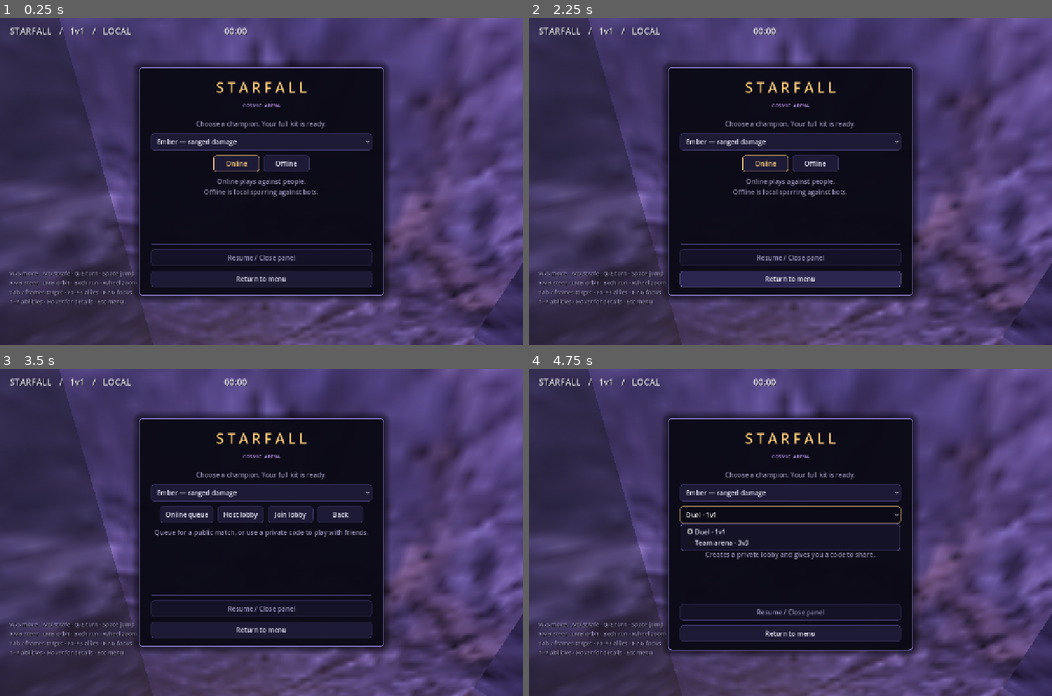
Above: before the commit, frames 1-4 (two rows, left to right).
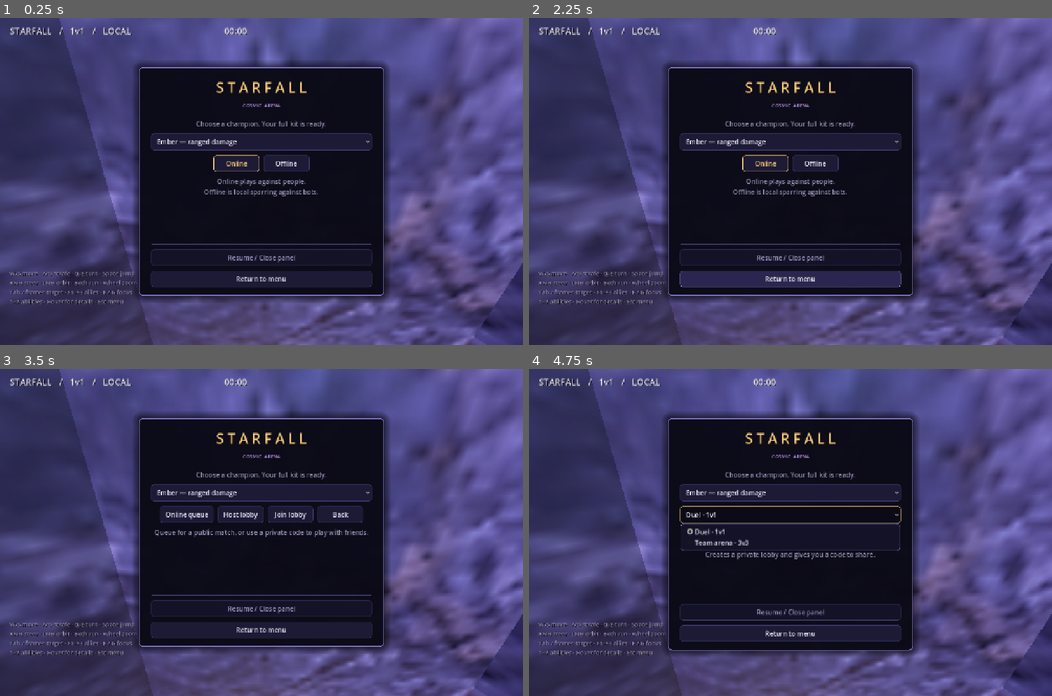
Above: after the commit, the same moments.

Repository: mrwells99/starfall
Game: Godot game, scene res://arena.tscn
Two runs of this game, one before a commit and one after it. Both use one fixed random seed, a clock stepped at 60 frames per second and the inputs below.
Inputs:
- Up to frame 1 (0.25 s): no input
- Up to frame 2 (2.25 s): click "Ember — ranged damage" at 0.5 s; click "Offline" at 1.25 s; click "Return to menu" at 2 s
- Up to frame 3 (3.5 s): click "Online" at 2.75 s
- Up to frame 4 (4.75 s): click "Host lobby" at 3.5 s; click "Duel · 1v1" at 4.25 s

The runs differ from the first frame. In frame 1, 3.7% of the frame differs, in the area x 38-93%, y 0-51%; in frame 2, 3.7%; in frame 3, 3.7%; in frame 4, 3.7%.

Commit message:
Lighting pass: bloom, a back light, and stone that catches it
Nothing in the game was emissive. Both material helpers treated "glow" as
SHADING_MODE_UNSHADED, which is only ever as bright as its albedo and so can
never cross a bloom threshold. Enabling glow alone did almost nothing; the fix
was giving luminous surfaces actual emission above 1.0.

- Bloom on, with a high HDR threshold (1.35) so only emissive surfaces glow and
  lit stone stays stone. Mild saturation and contrast trim.
- material() and champion_model.paint() set emission for luminous surfaces.
- A cool back light to separate champions from a dark arena.
- The stone shader varies roughness and specular with the slate's own
  luminance, so polished tile catches light and weathered grain stays dull. A
  tangent-space normal map is not an option under triplanar mapping; this gets
  surface break-up from the texture already present.

Two settings that were wrong on the first attempt and are worth not repeating:
glow_bloom at 0.18 lifted every pixel rather than bright ones and turned the
slate pale lavender, and the back light at 0.62 energy acted as a second key,
because a DirectionalLight3D lights every surface facing it and not silhouette
edges. Both are documented in ART_DIRECTION.md.

Forward+ was tested and deliberately not adopted. Godot hard-fails rather than
falling back when Vulkan is missing, Vulkan cannot present under Xvfb so CI
would have to test a different renderer than players use, and it therefore
cannot be verified here at all. Written up as a one-line change awaiting a
human with a GPU.

Combat 57/57, map 57/57, UI 87/87, art 91/91, network suites green.

Co-Authored-By: Claude Opus 5 <noreply@anthropic.com>

Diff:
--- a/scripts/arena_sky.gd
+++ b/scripts/arena_sky.gd
@@ -33,6 +33,26 @@
 	environment.fog_light_energy = 0.65
 	environment.fog_density = 0.00085
 	environment.fog_sky_affect = 0.0
+	# Bloom. Everything in this arena that matters is emissive — rune lines,
+	# energy arcs, ability cues, champion trim — and without glow none of it
+	# reads as light, only as brightly coloured paint.
+	environment.glow_enabled = true
+	environment.glow_intensity = 0.62
+	environment.glow_strength = 1.0
+	environment.glow_bloom = 0.03
+	environment.glow_blend_mode = Environment.GLOW_BLEND_MODE_SCREEN
+	# HDR threshold: only genuinely bright surfaces bloom, so lit stone stays
+	# crisp instead of the whole scene going soft.
+	environment.glow_hdr_threshold = 1.35
+	environment.glow_hdr_scale = 2.0
+	environment.set_glow_level(3, 1.0)
+	environment.set_glow_level(4, 0.7)
+	environment.set_glow_level(5, 0.45)
+	# A touch of tint keeps the bloom in the violet family rather than washing
+	# toward white as intensities stack.
+	environment.adjustment_enabled = true
+	environment.adjustment_saturation = 1.08
+	environment.adjustment_contrast = 1.02
 	world.environment = environment
 	add_child(world)
 	var sun := DirectionalLight3D.new()
@@ -51,6 +71,16 @@
 	fill.light_energy = 0.46
 	fill.shadow_enabled = false
 	add_child(fill)
+	# Rim light from behind and above. The arena is dark and the champions are
+	# dark; without a back light they read as silhouettes fused to the floor.
+	var rim := DirectionalLight3D.new()
+	rim.name = "HorizonRim"
+	rim.rotation_degrees = Vector3(-12, 168, 0)
+	rim.light_color = Color("7fd4ff")
+	rim.light_energy = 0.20
+	rim.light_specular = 0.7
+	rim.shadow_enabled = false
+	add_child(rim)
 	_distant_islands()
 	if DisplayServer.get_name() != "headless":
 		_bake_panorama.call_deferred(sky_material)
--- a/scripts/arena_world.gd
+++ b/scripts/arena_world.gd
@@ -26,6 +26,11 @@
 	mat.roughness = 0.85
 	if glow:
 		mat.shading_mode = BaseMaterial3D.SHADING_MODE_UNSHADED
+		# See champion_model.paint(): unshaded caps at the albedo value, so the
+		# bloom pass never sees it. Emission is what makes it a light source.
+		mat.emission_enabled = true
+		mat.emission = color
+		mat.emission_energy_multiplier = 2.4
 	return mat
 
 func _rock_material(color: String, scale_value := 1.0) -> ShaderMaterial:
--- a/scripts/champion_model.gd
+++ b/scripts/champion_model.gd
@@ -27,6 +27,12 @@
 	mat.cull_mode = BaseMaterial3D.CULL_DISABLED
 	if luminous:
 		mat.shading_mode = BaseMaterial3D.SHADING_MODE_UNSHADED
+		# Unshaded is only ever as bright as its albedo, so it never crosses the
+		# environment's glow threshold. Emission pushes it into HDR, which is what
+		# makes trim and runes read as light rather than as pale paint.
+		mat.emission_enabled = true
+		mat.emission = Color(hex)
+		mat.emission_energy_multiplier = 2.1
 	materials.append(mat)
 	colors.append(mat.albedo_color)
 	return mat
--- a/shaders/arena_stone.gdshader
+++ b/shaders/arena_stone.gdshader
@@ -20,6 +20,12 @@
 		+ texture(slate_texture, p.xz).rgb * weights.y
 		+ texture(slate_texture, p.xy).rgb * weights.z;
 	ALBEDO = tex * (0.62 + stone_color.rgb * 2.5) * COLOR.rgb;
-	ROUGHNESS = 0.94;
-	SPECULAR = 0.18;
+	// Vary roughness with the slate's own luminance instead of leaving the whole
+	// floor uniformly matte. Polished tile catches the rim light while the
+	// weathered grain stays dull, which is what makes a large flat surface read
+	// as stone rather than as a painted plane. Cheaper and more robust than a
+	// tangent-space normal map, which triplanar mapping cannot use directly.
+	float grain = dot(tex, vec3(0.299, 0.587, 0.114));
+	ROUGHNESS = mix(0.70, 0.98, grain);
+	SPECULAR = mix(0.34, 0.12, grain) * (1.0 - weathering * 0.35);
 }
Binary file changed: artifacts/ember-hotbar.png
Binary file changed: artifacts/ember-icons-cooldowns.png
Binary file changed: artifacts/ember-icons-ready.png
Binary file changed: artifacts/fulcrum-hotbar.png
Binary file added: artifacts/look-final.png
Binary file changed: artifacts/luminary-hotbar.png
Binary file changed: artifacts/tooltip-short.png
Binary file removed: artifacts/ui-menu-before.png
Binary file removed: artifacts/ui-online-before.png
Binary file changed: artifacts/vanguard-hotbar.png
Not shown, changed: docs/ART_DIRECTION.md
